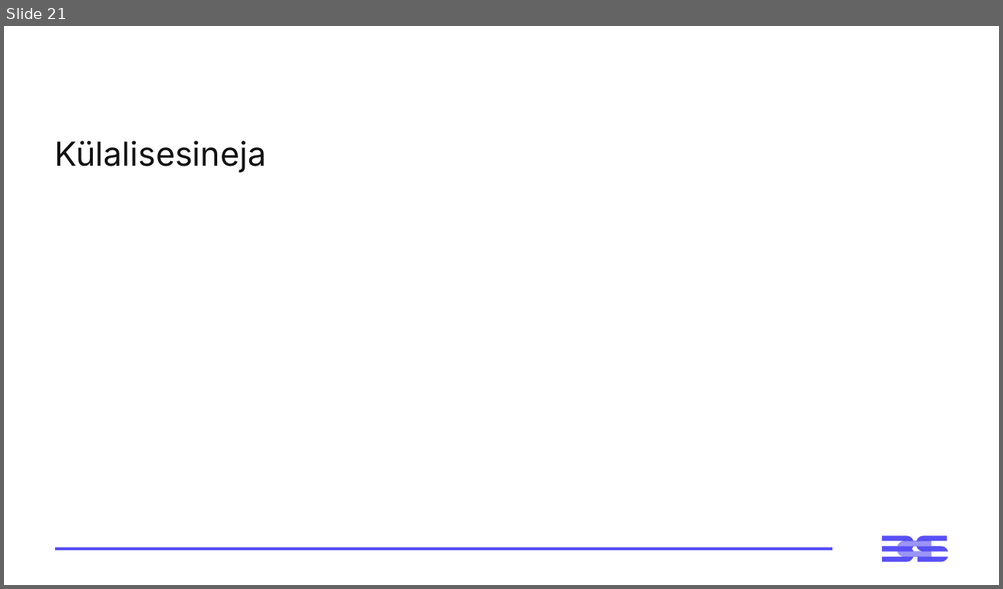
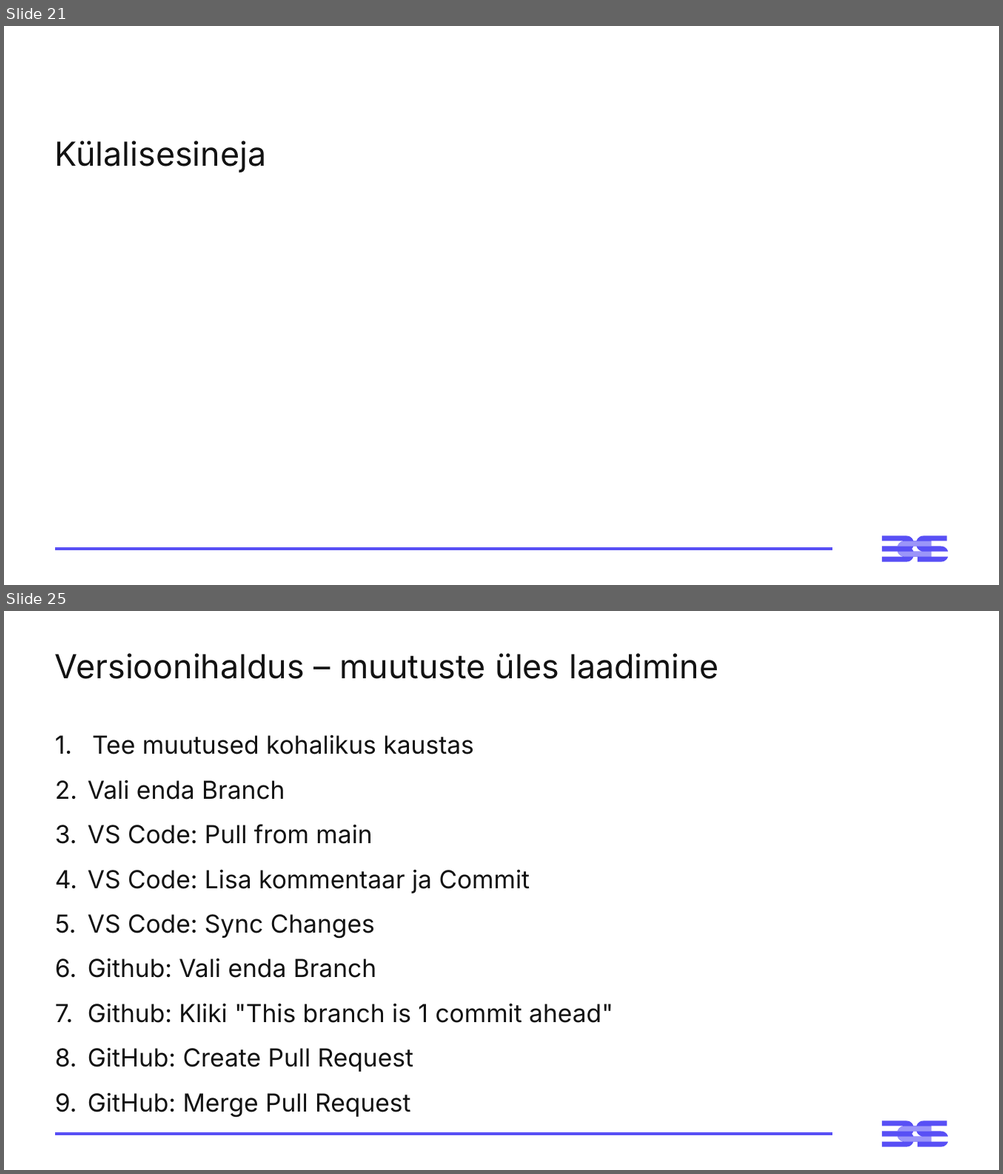
Before and after one commit to virverani/andmetarkus_2026_kevad, a slide deck: Day14/14-paev-andmetarkus-esitlus.pptx. Shown one above the other, each under a label of ours: slide 21 before the commit, slides 21 and 25 after it; the slides between them are not shown. The pictures are 1003x589 and 1003x1174 pixels, drawn with LibreOffice and Linux fonts; fonts in the diff are those of the drawing. Boxes give left, top, right and bottom in pixels: in the first picture for what was removed or moved away, otherwise in the second. Text is boxed around its words. In the diff, an @@ line names an element or a change of style, - is before the commit and + after.

```diff
--- a/Day14/14-paev-andmetarkus-esitlus.pptx
+++ b/Day14/14-paev-andmetarkus-esitlus.pptx
@@ slide 25 added at [4, 611, 999, 1170], background #FFFFFF; not listed: 3 template elements that a slide beside it also shows @@
@@ title added at [55, 653, 718, 679], 32 pt, text #121212 @@
+Versioonihaldus – muutuste üles laadimine
@@ text added at [88, 735, 613, 1072], 24 pt, text #121212 @@
+1. Tee muutused kohalikus kaustas
+2. Vali enda Branch
+3. VS Code: Pull from main
+4. VS Code: Lisa kommentaar ja Commit
+5. VS Code: Sync Changes
+6. Github: Vali enda Branch
+7. Github: Kliki "This branch is 1 commit ahead"
+8. GitHub: Create Pull Request
+9. GitHub: Merge Pull Request
```
Also in this commit, not shown: 1 slide changed, 4 other slides added, 12 other files.
